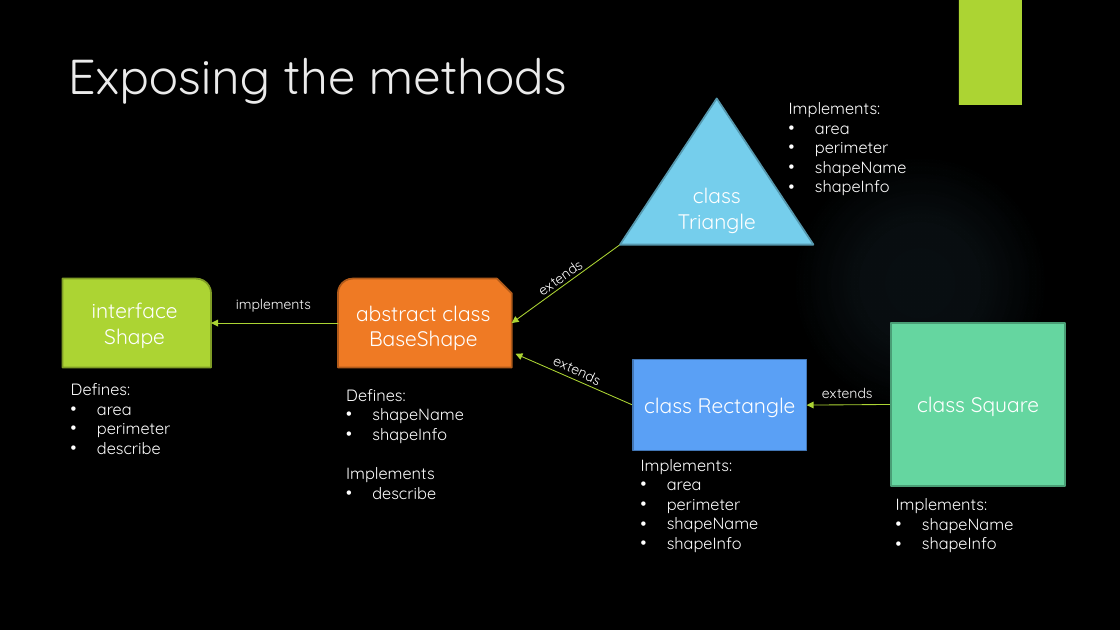
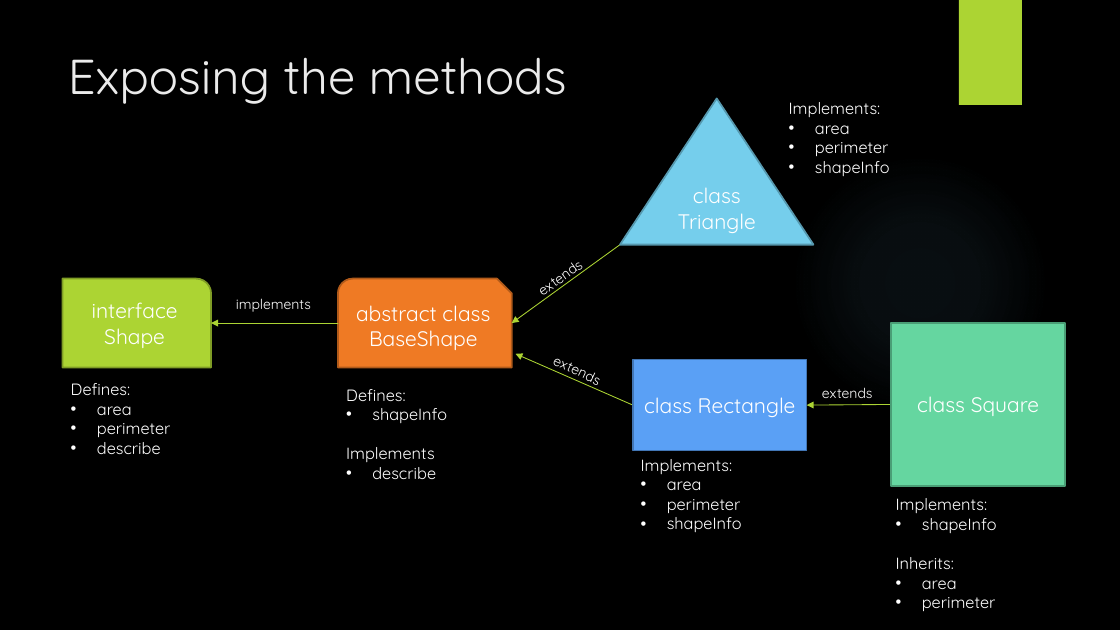
Before and after one commit to DrOldGuy/object-oriented-programming, a slide deck: slide 10 of The Shape of OOP.pptx. Drawn at 1120x630 pixels with LibreOffice and Linux fonts; fonts in the diff are those of the drawing; background and template pictures are left out. Boxes give left, top, right and bottom in pixels: in the first picture for what was removed or moved away, otherwise in the second. Text is boxed around its words. In the diff, an @@ line names an element or a change of style, - is before the commit and + after.

Commit message:
Refactored shapeInfo method

```diff
--- a/The Shape of OOP.pptx
+++ b/The Shape of OOP.pptx
@@ text at (815,161,906,176): paragraph removed @@
-• shapeName
@@ text at (372,408,463,423): paragraph removed @@
-• shapeName
@@ text at (667,517,758,532): paragraph removed @@
-• shapeName
@@ text at (922,518,1013,533): paragraph removed @@
-• shapeName
@@ text at (896,557,996,611): paragraphs added @@
+Inherits:
+• area
+• perimeter
```
Also in this commit, not shown: 5 other slides changed, 6 other files.
